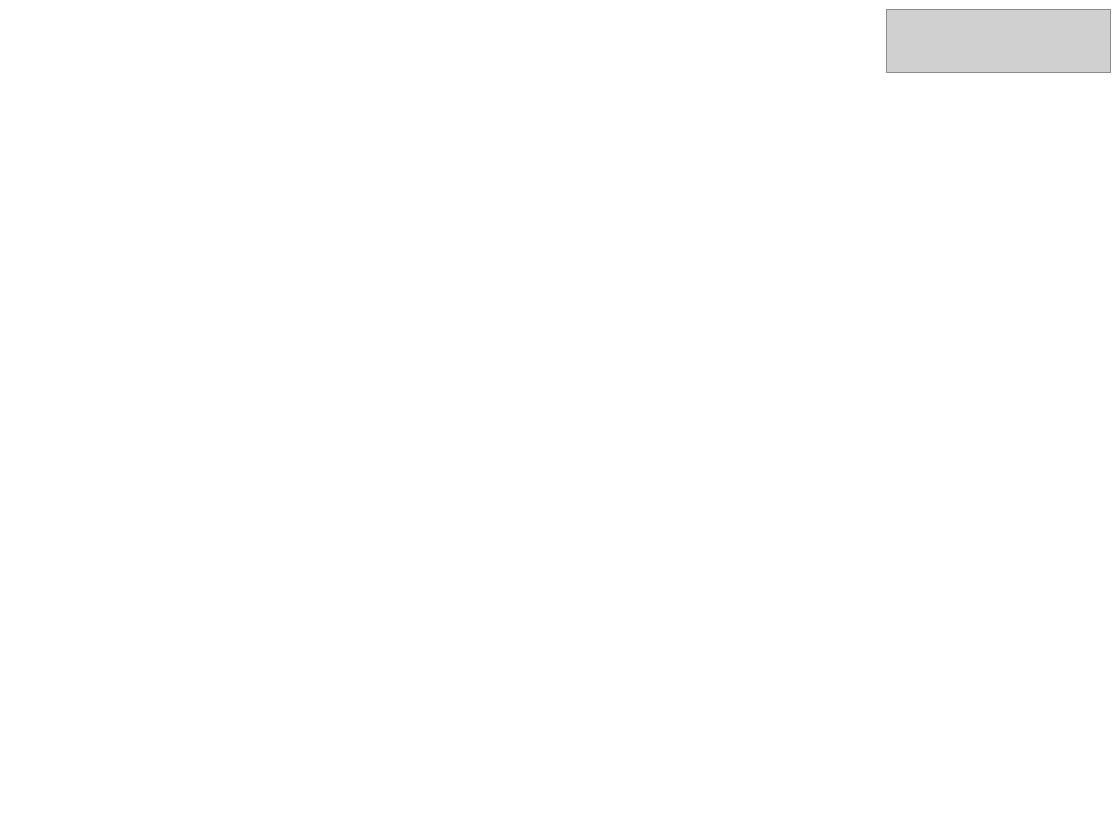
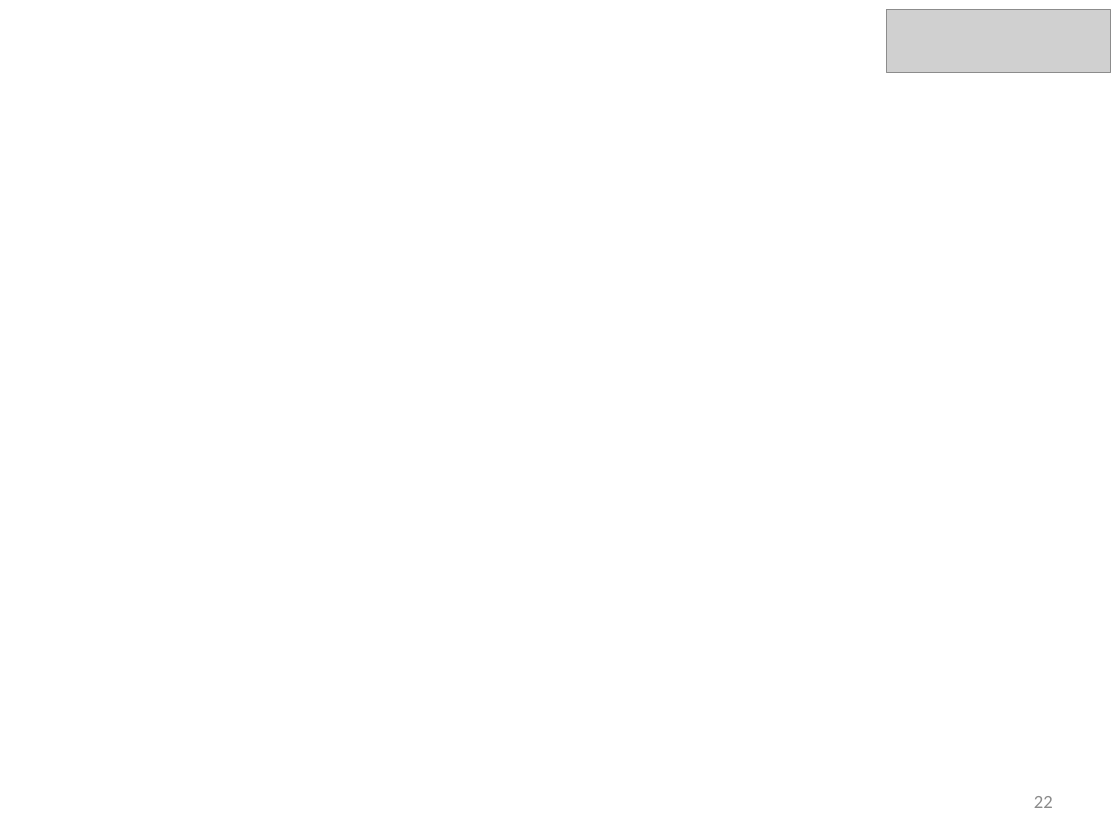
Before and after one commit to Muin/Exploration_Algorithm_results, a slide deck: slide 22 of Presentation/Presentation_Slide.pptx (slide 20 before the commit). Drawn at 1120x840 pixels with LibreOffice and Linux fonts; fonts in the diff are those of the drawing; grey boxes stand for pictures. Boxes give left, top, right and bottom in pixels: in the first picture for what was removed or moved away, otherwise in the second. Text is boxed around its words. In the diff, an @@ line names an element or a change of style, - is before the commit and + after.

```diff
--- a/Presentation/Presentation_Slide.pptx
+++ b/Presentation/Presentation_Slide.pptx
@@ page number added at [1034,796,1053,808], 12 pt, text #8C8C8C @@
+22
```
Also in this commit, not shown: 11 other slides changed, 10 slides added, 8 slides removed.
